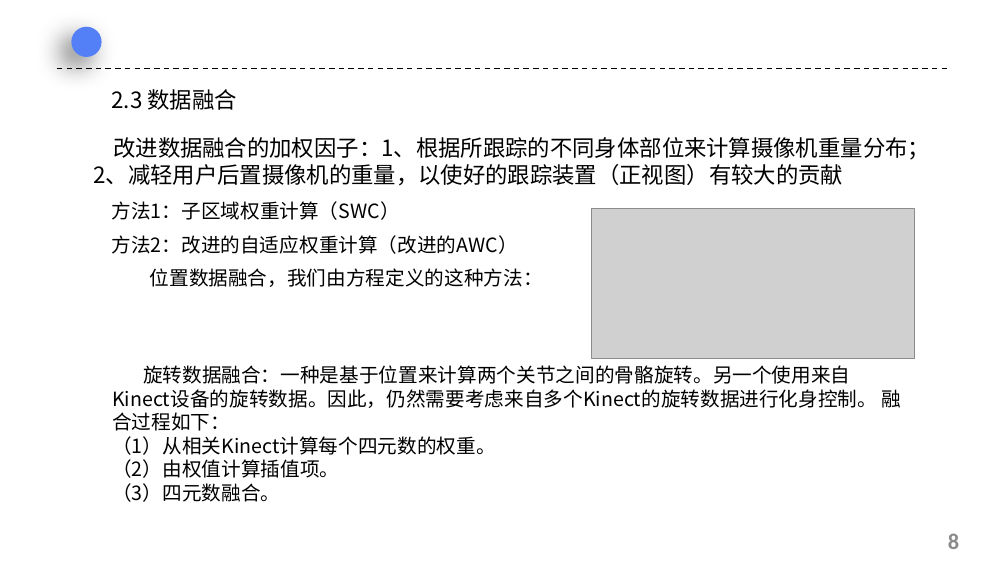
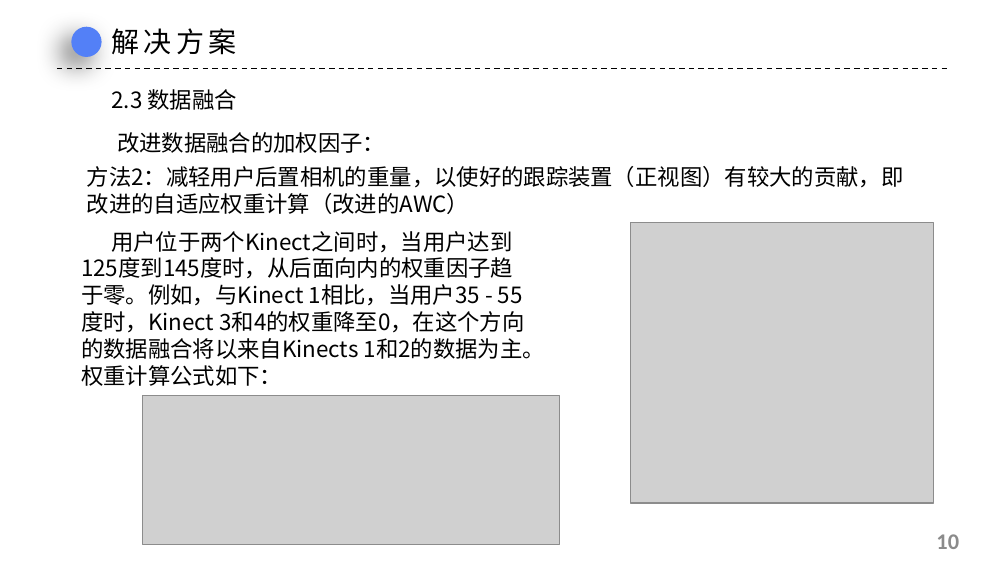
Before and after one commit to urnotmuqi/graphics2019, a slide deck: slide 10 of 21951468张雨薇/读书报告/仅用深度摄像头改善身体和手部追踪.pptx (slide 8 before the commit). Drawn at 1008x567 pixels with LibreOffice and Linux fonts; fonts in the diff are those of the drawing; grey boxes stand for pictures; background and template pictures are left out. Boxes give left, top, right and bottom in pixels: in the first picture for what was removed or moved away, otherwise in the second. Text is boxed around its words. In the diff, an @@ line names an element or a change of style, - is before the commit and + after.

```diff
--- a/21951468张雨薇/读书报告/仅用深度摄像头改善身体和手部追踪.pptx
+++ b/21951468张雨薇/读书报告/仅用深度摄像头改善身体和手部追踪.pptx
@@ text added at (x1=112, y1=28, x2=237, y2=55), 20 pt, text #000000 @@
+解决方案
@@ text at (x1=117, y1=132, x2=385, y2=153): text changed @@
-改进数据融合的加权因子：1、根据所跟踪的不同身体部位来计算摄像机重量分布；2、减轻用户后置摄像机的重量，以使好的跟踪装置（正视图）有较大的贡献
+改进数据融合的加权因子：
@@ text added at (x1=87, y1=166, x2=904, y2=214), 16 pt, text #000000 @@
+方法2：减轻用户后置相机的重量，以使好的跟踪装置（正视图）有较大的贡献，即改进的自适应权重计算（改进的AWC）
@@ text removed at (x1=112, y1=201, x2=400, y2=220) @@
-方法1：子区域权重计算（SWC）
@@ picture removed at (x1=591, y1=209, x2=914, y2=358) @@
@@ text added at (x1=81, y1=231, x2=545, y2=386), 16 pt, text #000000 @@
+用户位于两个Kinect之间时，当用户达到125度到145度时，从后面向内的权重因子趋于零。例如，与Kinect 1相比，当用户35 - 55度时，Kinect 3和4的权重降至0，在这个方向的数据融合将以来自Kinects 1和2的数据为主。权重计算公式如下：
@@ text removed at (x1=112, y1=235, x2=518, y2=254) @@
-方法2：改进的自适应权重计算（改进的AWC）
@@ picture added at (x1=631, y1=223, x2=933, y2=503) @@
@@ text removed at (x1=150, y1=268, x2=543, y2=287) @@
-位置数据融合，我们由方程定义的这种方法：
@@ text removed at (x1=112, y1=365, x2=902, y2=502) @@
-旋转数据融合：一种是基于位置来计算两个关节之间的骨骼旋转。另一个使用来自Kinect设备的旋转数据。因此，仍然需要考虑来自多个Kinect的旋转数据进行化身控制。 融合过程如下：
-（1）从相关Kinect计算每个四元数的权重。
-（2）由权值计算插值项。
-（3）四元数融合。
@@ picture added at (x1=142, y1=395, x2=559, y2=544) @@
@@ page number at (x1=936, y1=534, x2=959, y2=549): text changed @@
-8
+10
```
Also in this commit, not shown: 9 other slides changed, 3 slides added, 1 slide removed.
